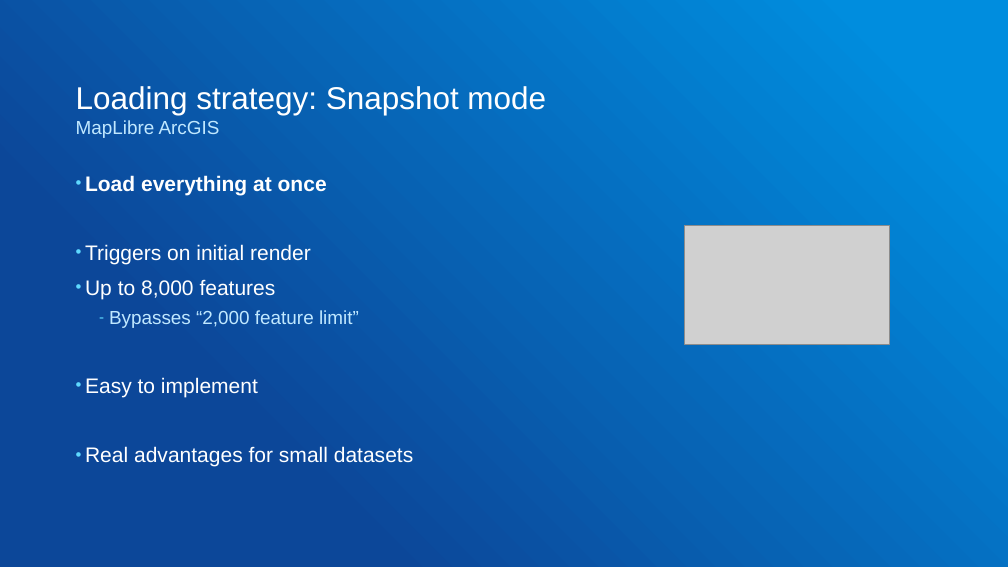
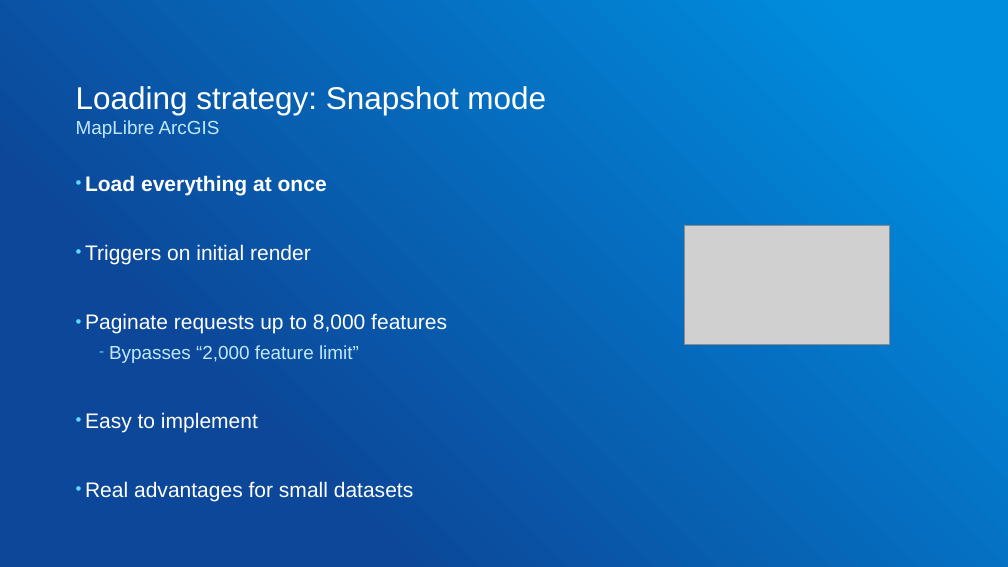
Before and after one commit to gowin20/foss4g-2026-maplibregl-data-visualization, a slide deck: slide 23 of foss4g-optimized-maplibre-queries.pptx. Drawn at 1008x567 pixels with LibreOffice and Linux fonts; fonts in the diff are those of the drawing; grey boxes stand for pictures. Boxes give left, top, right and bottom in pixels: in the first picture for what was removed or moved away, otherwise in the second. Text is boxed around its words. In the diff, an @@ line names an element or a change of style, - is before the commit and + after.

```diff
--- a/foss4g-optimized-maplibre-queries.pptx
+++ b/foss4g-optimized-maplibre-queries.pptx
@@ text at bbox=[85, 313, 447, 334]: text changed @@
-• Up to 8,000 features
+• Paginate requests up to 8,000 features
```
Also in this commit, not shown: 7 other slides changed, 2 slides added, 1 slide removed, 1 other file.
